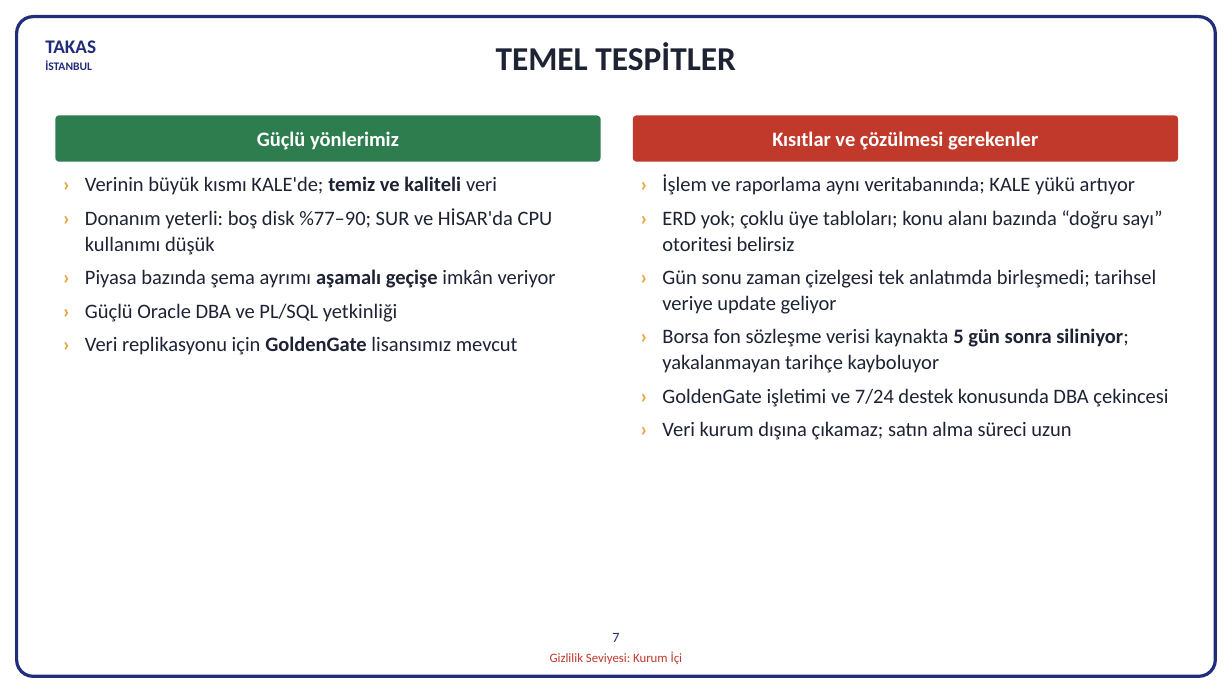
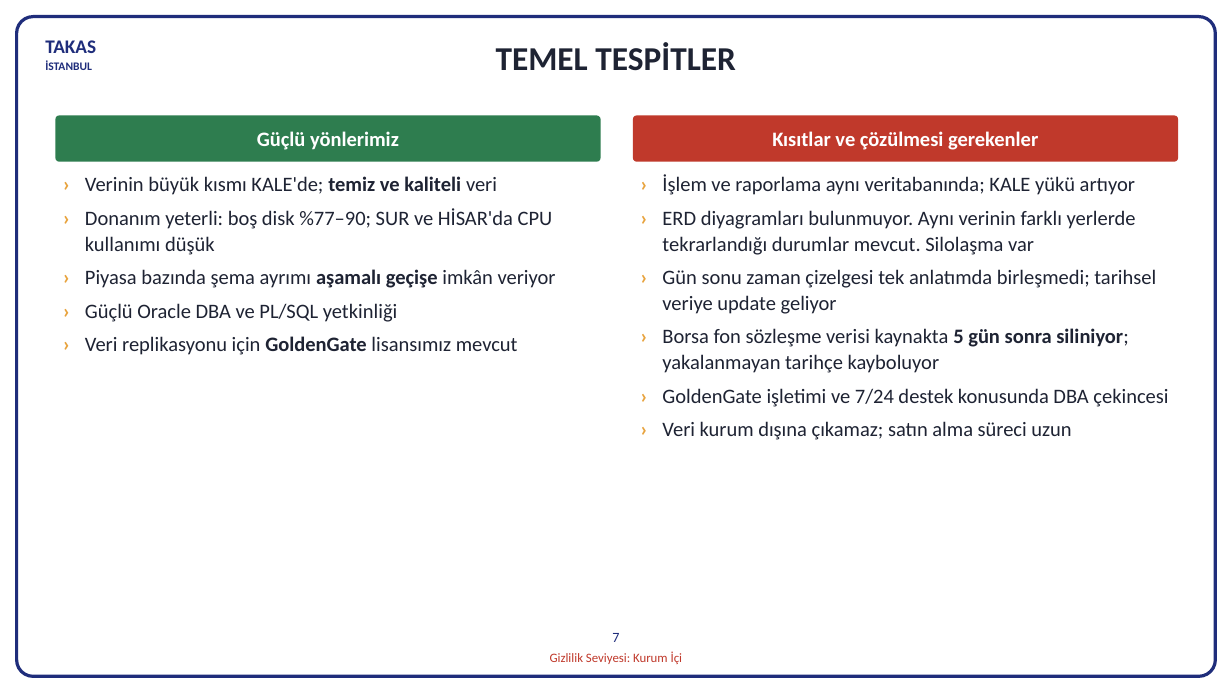
Before and after one commit to hanifidemirel0/Cursor-Projects, a slide deck: slide 7 of outputs/dwh-sunum-kasim-2026/5 - DWHSunum_Kasim2026.pptx. Drawn at 1232x693 pixels with LibreOffice and Linux fonts; fonts in the diff are those of the drawing. Boxes give left, top, right and bottom in pixels: in the first picture for what was removed or moved away, otherwise in the second. Text is boxed around its words. In the diff, an @@ line names an element or a change of style, - is before the commit and + after.

```diff
--- a/outputs/dwh-sunum-kasim-2026/5 - DWHSunum_Kasim2026.pptx
+++ b/outputs/dwh-sunum-kasim-2026/5 - DWHSunum_Kasim2026.pptx
@@ text at (x1=662, y1=210, x2=1136, y2=255): text changed @@
-› ERD yok; çoklu üye tabloları; konu alanı bazında “doğru sayı” otoritesi belirsiz
+› ERD diyagramları bulunmuyor. Aynı verinin farklı yerlerde tekrarlandığı durumlar mevcut. Silolaşma var
```
Also in this commit, not shown: 2 other files.
